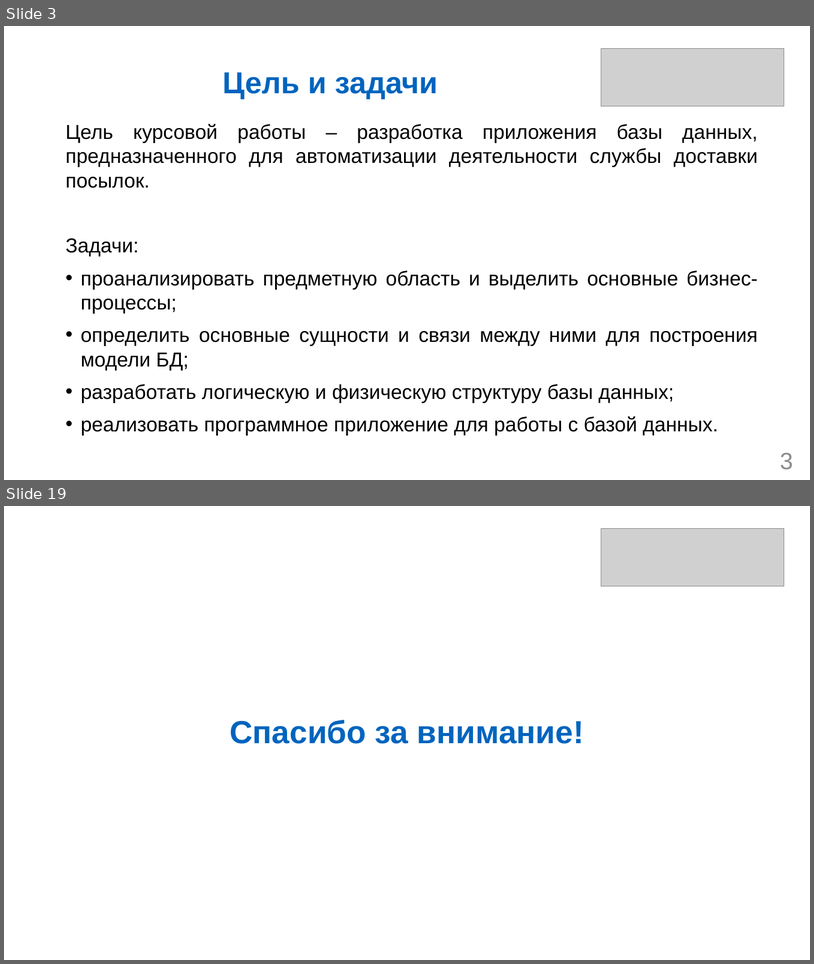
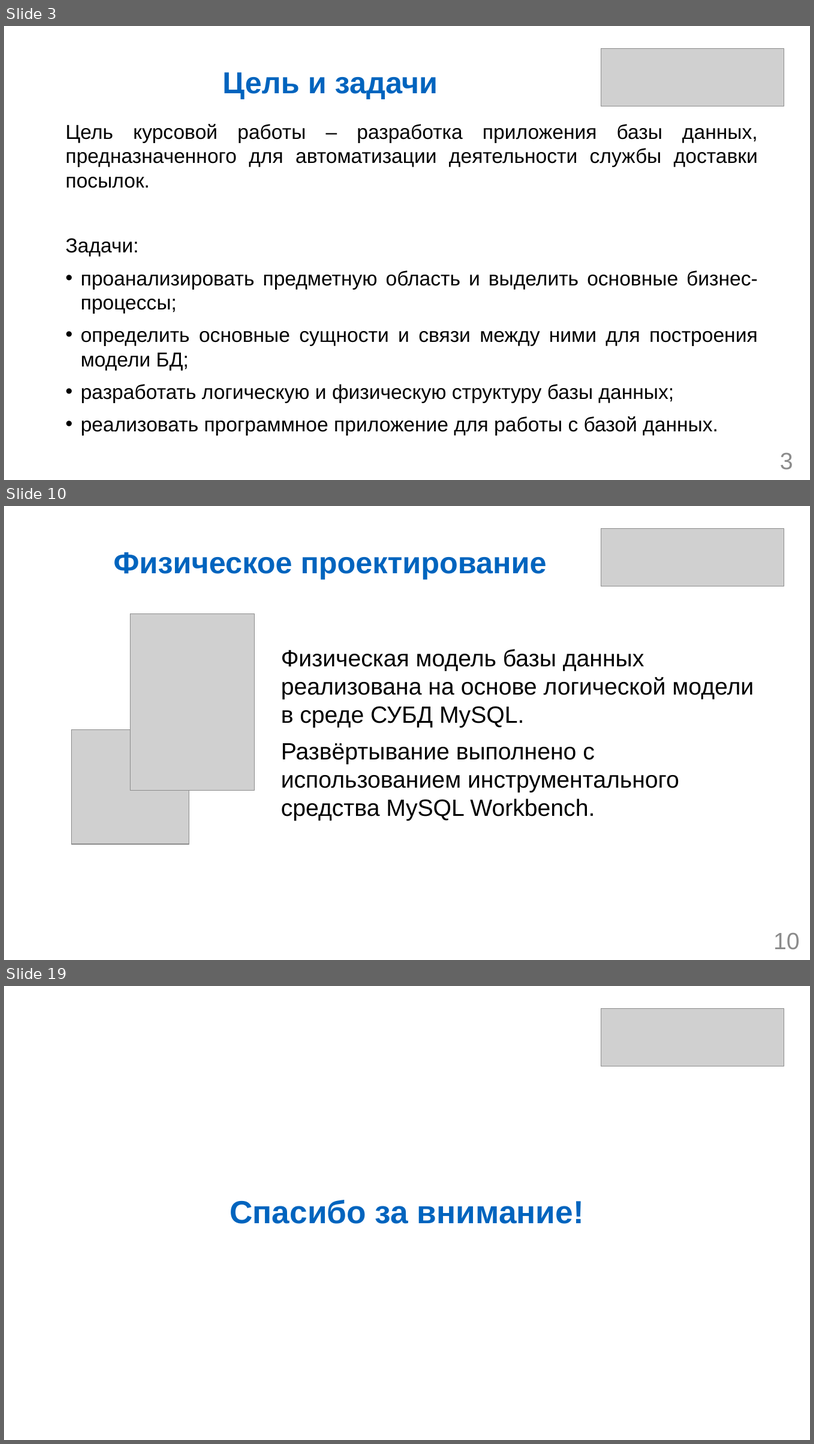
Before and after one commit to DimaDima51/db-coursework, a slide deck: Котельников ИВТб23о-1 Курсовая работа.pptx. Shown one above the other, each under a label of ours: slides 3 and 19 before the commit, slides 3, 10 and 19 after it; the slides between them are not shown. The pictures are 814x964 and 814x1444 pixels, drawn with LibreOffice and Linux fonts; fonts in the diff are those of the drawing; grey boxes stand for pictures. Boxes give left, top, right and bottom in pixels: in the first picture for what was removed or moved away, otherwise in the second. Text is boxed around its words. In the diff, an @@ line names an element or a change of style, - is before the commit and + after.

```diff
--- a/Котельников ИВТб23о-1 Курсовая работа.pptx
+++ b/Котельников ИВТб23о-1 Курсовая работа.pptx
@@ slide 10 added at (4, 506, 810, 960), background #FFFFFF @@
@@ picture added at (601, 528, 785, 586) @@
@@ title added at (114, 552, 547, 579), 36 pt, text #0064BE, bold @@
+Физическое проектирование
@@ picture added at (131, 613, 255, 790) @@
@@ text added at (281, 649, 754, 820), 28 pt, text #000000 @@
+Физическая модель базы данных реализована на основе логической модели в среде СУБД MySQL.
+Развёртывание выполнено с использованием инструментального средства MySQL Workbench.
@@ picture added at (72, 729, 189, 844) @@
@@ page number added at (774, 932, 800, 949), 28 pt, text #8C8C8C @@
+10
```
Also in this commit, not shown: 3 slides changed, 11 other slides added, 12 slides removed, 6 other files.
